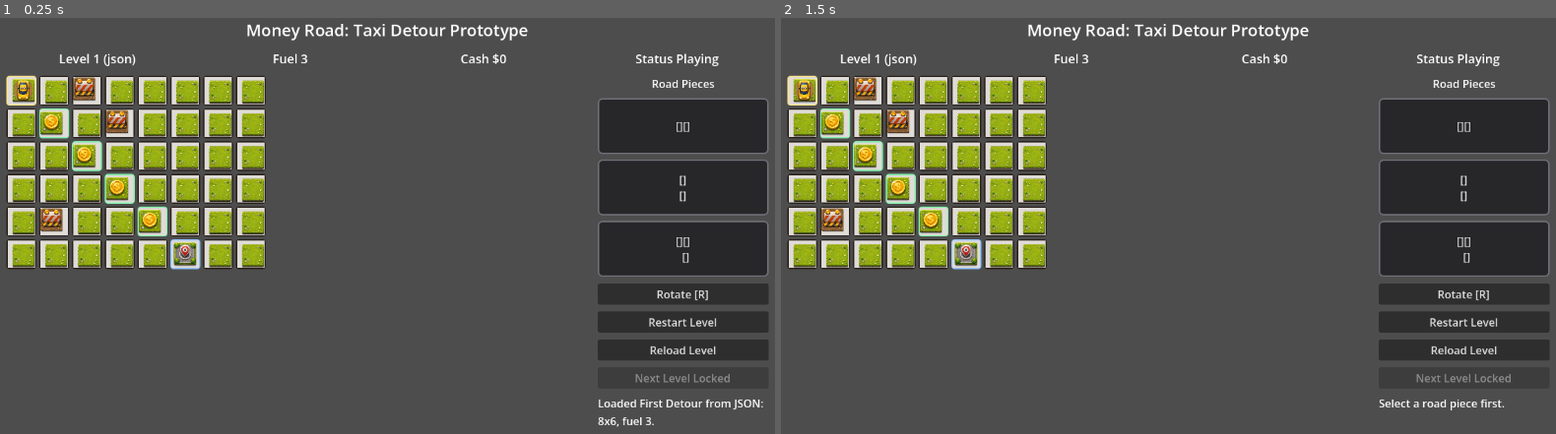
Above: before the commit, frames 1-2 (left to right).
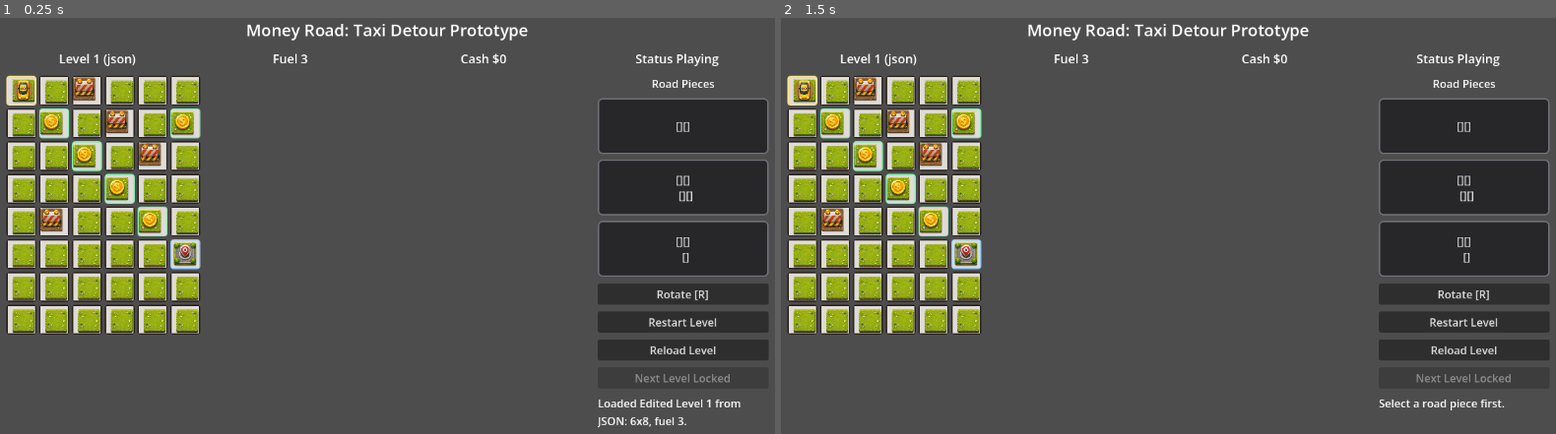
Above: after the commit, the same moments.

Repository: xingjiacheng175-maker/longcrush-car-demo
Game: Godot game, scene res://scenes/Main.tscn
The game is run twice, just before and just after one commit, with the same random seed, the same clock (stepped at 60 frames per second) and the same inputs.
Inputs (mouse positions are in pixels of both pictures, inside the frame that each line leads up to):
- Up to frame 1 (0.25 s): no input
- Up to frame 2 (1.5 s): click (804, 88) at 0.52 s; click (835, 88) at 1.27 s

The runs differ from the first frame. In frame 1, 7.2% of the frame differs, in the area x 0-99%, y 13-99%; in frame 2, 6.9%.

Commit message:
改回原逻辑

Diff:
--- a/levels/level_001.json
+++ b/levels/level_001.json
@@ -1,20 +1,60 @@
 {
-  "id": "level_001",
-  "name": "First Detour",
-  "width": 8,
-  "height": 6,
-  "initial_fuel": 3,
-  "start": { "x": 0, "y": 0 },
-  "goal": { "x": 5, "y": 5 },
-  "cash": [
-	{ "x": 1, "y": 1, "value": 2 },
-	{ "x": 2, "y": 2, "value": 2 },
-	{ "x": 3, "y": 3, "value": 2 },
-	{ "x": 4, "y": 4, "value": 2 }
-  ],
-  "blocks": [
-	{ "x": 2, "y": 0 },
-	{ "x": 3, "y": 1 },
-	{ "x": 1, "y": 4 }
-  ]
+	"blocks": [
+		{
+			"x": 2,
+			"y": 0
+		},
+		{
+			"x": 3,
+			"y": 1
+		},
+		{
+			"x": 4,
+			"y": 2
+		},
+		{
+			"x": 1,
+			"y": 4
+		}
+	],
+	"cash": [
+		{
+			"value": 2,
+			"x": 1,
+			"y": 1
+		},
+		{
+			"value": 2,
+			"x": 5,
+			"y": 1
+		},
+		{
+			"value": 2,
+			"x": 2,
+			"y": 2
+		},
+		{
+			"value": 2,
+			"x": 3,
+			"y": 3
+		},
+		{
+			"value": 2,
+			"x": 4,
+			"y": 4
+		}
+	],
+	"goal": {
+		"x": 5,
+		"y": 5
+	},
+	"height": 8,
+	"id": "level_001",
+	"initial_fuel": 3,
+	"name": "Edited Level 1",
+	"start": {
+		"x": 0,
+		"y": 0
+	},
+	"width": 6
 }
--- a/scripts/Main.gd
+++ b/scripts/Main.gd
@@ -29,15 +29,16 @@
 ]
 
 const SHAPE_LIBRARY := [
-	{"id": "2-1", "cells": [{"x": 0, "y": 0}, {"x": 1, "y": 0}]},
-	{"id": "2-2", "cells": [{"x": 0, "y": 0}, {"x": 0, "y": 1}]},
-	{"id": "3-1", "cells": [{"x": 0, "y": 0}, {"x": 1, "y": 0}, {"x": 2, "y": 0}]},
-	{"id": "3-2", "cells": [{"x": 0, "y": 0}, {"x": 1, "y": 0}, {"x": 1, "y": 1}]},
-	{"id": "3-3", "cells": [{"x": 0, "y": 0}, {"x": 0, "y": 1}, {"x": 1, "y": 1}]},
-	{"id": "4-1", "cells": [{"x": 0, "y": 0}, {"x": 1, "y": 0}, {"x": 2, "y": 0}, {"x": 3, "y": 0}]},
-	{"id": "4-2", "cells": [{"x": 0, "y": 0}, {"x": 1, "y": 0}, {"x": 0, "y": 1}, {"x": 1, "y": 1}]},
-	{"id": "4-3", "cells": [{"x": 0, "y": 0}, {"x": 1, "y": 0}, {"x": 2, "y": 0}, {"x": 1, "y": 1}]},
-	{"id": "4-4", "cells": [{"x": 0, "y": 0}, {"x": 0, "y": 1}, {"x": 1, "y": 1}, {"x": 1, "y": 2}]},
+	{"id": "domino", "cells": [{"x": 0, "y": 0}, {"x": 1, "y": 0}]},
+	{"id": "triomino-i", "cells": [{"x": 0, "y": 0}, {"x": 1, "y": 0}, {"x": 2, "y": 0}]},
+	{"id": "triomino-l", "cells": [{"x": 0, "y": 0}, {"x": 1, "y": 0}, {"x": 1, "y": 1}]},
+	{"id": "tetromino-i", "cells": [{"x": 0, "y": 0}, {"x": 1, "y": 0}, {"x": 2, "y": 0}, {"x": 3, "y": 0}]},
+	{"id": "tetromino-o", "cells": [{"x": 0, "y": 0}, {"x": 1, "y": 0}, {"x": 0, "y": 1}, {"x": 1, "y": 1}]},
+	{"id": "tetromino-t", "cells": [{"x": 0, "y": 0}, {"x": 1, "y": 0}, {"x": 2, "y": 0}, {"x": 1, "y": 1}]},
+	{"id": "tetromino-s", "cells": [{"x": 1, "y": 0}, {"x": 2, "y": 0}, {"x": 0, "y": 1}, {"x": 1, "y": 1}]},
+	{"id": "tetromino-z", "cells": [{"x": 0, "y": 0}, {"x": 1, "y": 0}, {"x": 1, "y": 1}, {"x": 2, "y": 1}]},
+	{"id": "tetromino-j", "cells": [{"x": 0, "y": 0}, {"x": 0, "y": 1}, {"x": 1, "y": 1}, {"x": 2, "y": 1}]},
+	{"id": "tetromino-l", "cells": [{"x": 2, "y": 0}, {"x": 0, "y": 1}, {"x": 1, "y": 1}, {"x": 2, "y": 1}]},
 ]
 
 var rng := RandomNumberGenerator.new()
@@ -580,6 +581,7 @@
 				"consumed": false,
 				"has_road": false,
 				"fuel_value": 0,
+				"collected_fuel": false,
 			})
 		rows.append(row)
 	return rows
@@ -623,6 +625,7 @@
 	grid[y][x]["fuel_value"] = value
 	grid[y][x]["consumed"] = false
 	grid[y][x]["has_road"] = false
+	grid[y][x]["collected_fuel"] = false
 
 
 func _is_protected_generation_cell(x: int, y: int) -> bool:
@@ -704,21 +707,54 @@
 
 func _get_random_shapes(count: int) -> Array:
 	var shapes := []
-	var guaranteed_shapes: Array = [SHAPE_LIBRARY[0], SHAPE_LIBRARY[1]]
-	for i in range(min(count, guaranteed_shapes.size())):
-		var source: Dictionary = guaranteed_shapes[i]
-		shapes.append({
-			"id": "%s-safe-%d" % [source["id"], i],
-			"cells": _copy_points(source["cells"]),
-		})
-
-	for i in range(shapes.size(), count):
-		var source: Dictionary = SHAPE_LIBRARY[rng.randi_range(0, SHAPE_LIBRARY.size() - 1)]
-		shapes.append({
-			"id": "%s-%d" % [source["id"], i],
-			"cells": _copy_points(source["cells"]),
-		})
+	var selected_signatures: Dictionary = {}
+	var unique_library: Array = _get_unique_shape_library()
+	var easy_shapes: Array = _filter_shapes_by_id(unique_library, ["domino", "triomino-i", "triomino-l"])
+
+	if count > 0 and not easy_shapes.is_empty():
+		var easy_source: Dictionary = easy_shapes[rng.randi_range(0, easy_shapes.size() - 1)]
+		shapes.append(_make_shape_offer(easy_source, shapes.size()))
+		selected_signatures[_shape_rotation_signature(easy_source["cells"])] = true
+
+	var attempts := 0
+	while shapes.size() < count and selected_signatures.size() < unique_library.size() and attempts < 200:
+		attempts += 1
+		var source: Dictionary = unique_library[rng.randi_range(0, unique_library.size() - 1)]
+		var signature: String = _shape_rotation_signature(source["cells"])
+		if selected_signatures.has(signature):
+			continue
+		shapes.append(_make_shape_offer(source, shapes.size()))
+		selected_signatures[signature] = true
 	return shapes
+
+
+func _get_unique_shape_library() -> Array:
+	var unique_shapes := []
+	var seen_signatures: Dictionary = {}
+	for source in SHAPE_LIBRARY:
+		var source_shape: Dictionary = source
+		var signature: String = _shape_rotation_signature(source_shape["cells"])
+		if seen_signatures.has(signature):
+			continue
+		seen_signatures[signature] = true
+		unique_shapes.append(source_shape)
+	return unique_shapes
+
+
+func _filter_shapes_by_id(shapes: Array, ids: Array) -> Array:
+	var filtered := []
+	for source in shapes:
+		var source_shape: Dictionary = source
+		if ids.has(String(source_shape["id"])):
+			filtered.append(source_shape)
+	return filtered
+
+
+func _make_shape_offer(source: Dictionary, index: int) -> Dictionary:
+	return {
+		"id": "%s-%d" % [source["id"], index],
+		"cells": _copy_points(source["cells"]),
+	}
 
 
 func _copy_points(points: Array) -> Array:
@@ -728,6 +764,31 @@
 	return copied
 
 
+func _shape_rotation_signature(points: Array) -> String:
+	var signatures: Array[String] = []
+	var rotated: Array = _copy_points(points)
+	for i in range(4):
+		signatures.append(_shape_cells_signature(rotated))
+		rotated = _rotate_cells(rotated)
+	signatures.sort()
+	return signatures[0]
+
+
+func _shape_cells_signature(points: Array) -> String:
+	var parts: Array[String] = []
+	for point in points:
+		parts.append("%d,%d" % [int(point["x"]), int(point["y"])])
+	parts.sort()
+	return ";".join(parts)
+
+
+func _rotate_cells(points: Array) -> Array:
+	var rotated := []
+	for point in points:
+		rotated.append({"x": -int(point["y"]), "y": int(point["x"])})
+	return _normalize_points(rotated)
+
+
 func rotate_selected_shape() -> void:
 	if editor_mode:
 		return
@@ -743,18 +804,20 @@
 	var rotated := []
 	for point in shape["cells"]:
 		rotated.append({"x": -int(point["y"]), "y": int(point["x"])})
-
+	return {"id": shape["id"], "cells": _normalize_points(rotated)}
+
+
+func _normalize_points(points: Array) -> Array:
 	var min_x := 999
 	var min_y := 999
-	for point in rotated:
+	for point in points:
 		min_x = min(min_x, int(point["x"]))
 		min_y = min(min_y, int(point["y"]))
 
 	var normalized := []
-	for point in rotated:
+	for point in points:
 		normalized.append({"x": int(point["x"]) - min_x, "y": int(point["y"]) - min_y})
-
-	return {"id": shape["id"], "cells": normalized}
+	return normalized
 
 
 func _on_cell_pressed(x: int, y: int) -> void:
@@ -789,7 +852,7 @@
 	var gained := _harvest_connected_fuel()
 	if gained > 0:
 		fuel += gained
-		message = "Collected %d fuel by driving through cash stops." % gained
+		message = "Collected %d fuel by reaching cash stops." % gained
 	else:
 		message = "Road extended. Keep the taxi moving."
 
@@ -871,15 +934,51 @@
 
 func _harvest_connected_fuel() -> int:
 	var gained := 0
-	for y in range(grid_height):
-		for x in range(grid_width):
-			var cell: Dictionary = grid[y][x]
+	var changed := true
+	while changed:
+		changed = false
+		_update_powered_status()
+		var fuel_points: Array[Vector2i] = []
+		for y in range(grid_height):
+			for x in range(grid_width):
+				if _is_fuel_collectable(x, y):
+					fuel_points.append(Vector2i(x, y))
+
+		for point in fuel_points:
+			var cell: Dictionary = grid[point.y][point.x]
 			if String(cell["type"]) != CELL_FUEL or bool(cell["consumed"]):
 				continue
-			if bool(cell["powered"]):
-				cell["consumed"] = true
-				gained += int(cell["fuel_value"])
+			gained += int(cell["fuel_value"])
+			_convert_fuel_to_road(point.x, point.y)
+			changed = true
 	return gained
+
+
+func _is_fuel_collectable(x: int, y: int) -> bool:
+	var cell: Dictionary = grid[y][x]
+	if String(cell["type"]) != CELL_FUEL or bool(cell["consumed"]):
+		return false
+	if bool(cell["powered"]):
+		return true
+
+	var directions: Array[Vector2i] = [Vector2i.RIGHT, Vector2i.LEFT, Vector2i.DOWN, Vector2i.UP]
+	for direction in directions:
+		var neighbor_pos := Vector2i(x, y) + direction
+		if not _is_in_bounds(neighbor_pos.x, neighbor_pos.y):
+			continue
+		var neighbor: Dictionary = grid[neighbor_pos.y][neighbor_pos.x]
+		if bool(neighbor["powered"]) and _is_cell_power_connectable(neighbor):
+			return true
+	return false
+
+
+func _convert_fuel_to_road(x: int, y: int) -> void:
+	grid[y][x]["type"] = CELL_PATH
+	grid[y][x]["powered"] = true
+	grid[y][x]["consumed"] = true
+	grid[y][x]["has_road"] = true
+	grid[y][x]["fuel_value"] = 0
+	grid[y][x]["collected_fuel"] = true
 
 
 func _is_in_bounds(x: int, y: int) -> bool:
@@ -1317,6 +1416,9 @@
 				stats["cash_total"] += 1
 				if bool(cell["consumed"]):
 					stats["cash_collected"] += 1
+			elif bool(cell.get("collected_fuel", false)):
+				stats["cash_total"] += 1
+				stats["cash_collected"] += 1
 			elif cell_type == CELL_ROCK:
 				stats["blocks"] += 1
 			if bool(cell["powered"]):
@@ -1371,6 +1473,7 @@
 	grid[y][x]["consumed"] = false
 	grid[y][x]["has_road"] = false
 	grid[y][x]["fuel_value"] = 0
+	grid[y][x]["collected_fuel"] = false
 
 
 func _reset_play_state_after_edit() -> void:
@@ -1389,6 +1492,7 @@
 				cell["powered"] = false
 				cell["consumed"] = false
 				cell["has_road"] = false
+				cell["collected_fuel"] = false
 			else:
 				cell["powered"] = false
 	grid[start_pos.y][start_pos.x]["type"] = CELL_START
@@ -1506,6 +1610,8 @@
 	if cell_type == CELL_END:
 		return "Goal"
 	if cell_type == CELL_PATH:
+		if bool(cell.get("collected_fuel", false)):
+			return "Collected cash road"
 		return "Powered road" if bool(cell["powered"]) else "Road"
 	if cell_type == CELL_FUEL:
 		if bool(cell["has_road"]):
Not shown, changed: docs/demo_operator_guide.md
Not shown, changed: docs/demo_operator_guide_zh.md
Not shown, changed: docs/design_summary.md
Not shown, changed: docs/handoff.md
Not shown, changed: docs/project_status.md
